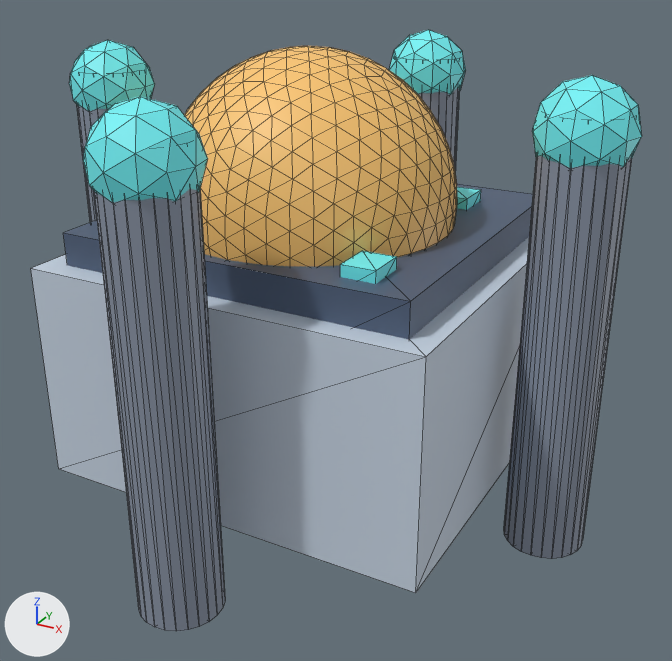
One commit to the glTF model assets/equipment/lancador-autonomo.glb: the scene before it, then after it.
Camera for both pictures: a camera (50 mm lens) standing at (1.38, -2.41, 1.26) and looking at (0.08, -0.04, 0.07). Arrows for +X, +Y and +Z are at lower left; the lights stay in place. The older version comes first. Mesh edges are drawn as thin lines. Where no turn or scale is listed for an object, it has been applied to the vertices.

In view in the first picture: 'part000', 'part001', 'part002', 'part004', 'part005', 'part006', 'part007', 'part008', 'part009', 'part010', 'part011', 'part012', 'part018'.
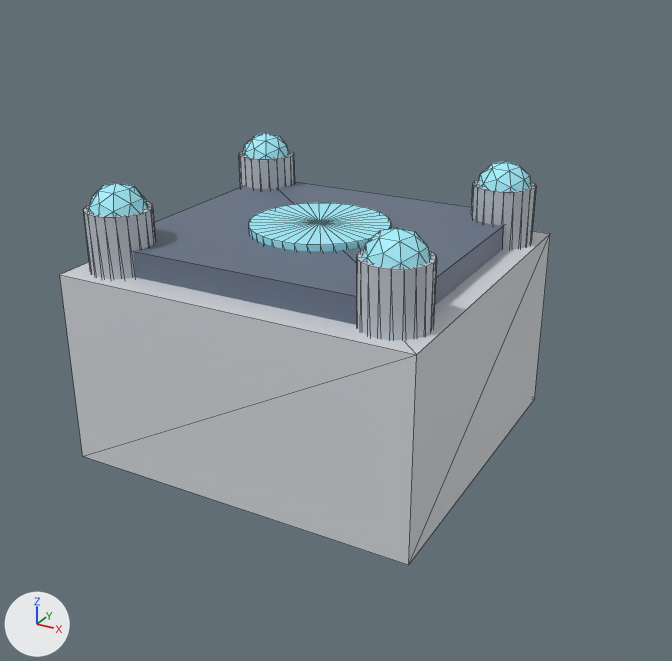
Where the change shows, as pixel boxes [x1, y1, x2, y2] in the pictures (672 x 661 px):
'part000', rescaled (6% shorter): before [31, 237, 529, 593]; after [60, 231, 550, 565]
'part002', reshaped: before [184, 46, 457, 266]; after [249, 203, 391, 251]
'part006', reshaped: before [94, 189, 225, 631]; after [89, 183, 148, 216]
'part001', moved, rescaled: before [63, 184, 533, 339]; after [133, 182, 504, 325]
'part004', reshaped: before [504, 155, 632, 559]; after [243, 133, 290, 159]
'part007', reshaped: before [83, 97, 208, 202]; after [471, 179, 536, 249]
'part005', reshaped: before [532, 75, 642, 168]; after [83, 201, 156, 279]
'part009', reshaped: before [69, 40, 155, 111]; after [356, 249, 437, 340]
'part011', deleted (cyan): before [389, 30, 466, 95]
'part010', reshaped: before [418, 88, 460, 169]; after [362, 228, 431, 268]
'part008', reshaped: before [77, 105, 108, 223]; after [478, 161, 531, 191]
'part003', reshaped (not visible before): after [239, 150, 295, 189]
'part018', deleted (cyan): before [340, 251, 397, 284]
'part012', deleted (cyan): before [457, 187, 481, 210]
part 5 of me_geometry_4, deleted: before [504, 155, 632, 559]
part 6 of me_geometry_4, added (cyan): after [243, 133, 290, 159]
part 7 of me_geometry_5, deleted (cyan): before [532, 75, 642, 168]
part 8 of me_geometry_5, added: after [83, 201, 156, 279]
part 9 of me_geometry_6, deleted: before [94, 189, 225, 631]
part 10 of me_geometry_6, added (cyan): after [89, 183, 148, 216]
part 11 of me_geometry_7, deleted (cyan): before [83, 97, 208, 202]
part 12 of me_geometry_7, added: after [471, 179, 536, 249]
part 13 of me_geometry_8, deleted: before [77, 105, 108, 223]
part 14 of me_geometry_8, added (cyan): after [478, 161, 531, 191]
part 15 of me_geometry_9, deleted (cyan): before [69, 40, 155, 111]
part 16 of me_geometry_9, added: after [356, 249, 437, 340]
part 17 of me_geometry_10, deleted: before [418, 88, 460, 169]
part 18 of me_geometry_10, added (cyan): after [362, 228, 431, 268]

What changed in the scene script:
```text
Change me_geometry_0:
    remove me_geometry_0.from_pydata(...)  # 8 vertices, 12 faces; spans x -0.625..0.625, y -0.6..0.6, z -0.34..0.34
    add me_geometry_0.from_pydata(...)  # 8 vertices, 12 faces; spans x -0.575..0.575, y -0.54..0.54, z -0.31..0.31
    me_geometry_0 part 1: the whole mesh is scaled about its middle by (0.92, 0.9, 0.912)
Change me_geometry_1:
    remove me_geometry_1.from_pydata(...)  # 8 vertices, 12 faces; spans x -0.55..0.55, y -0.53..0.53, z -0.28..0.44
    add me_geometry_1.from_pydata(...)  # 8 vertices, 12 faces; spans x -0.49..0.49, y -0.45..0.45, z -0.31..0.39
    me_geometry_1 part 2: the whole mesh is scaled about its middle by (0.891, 0.849, 0.972), then moved by (0.0, 0.0, -0.04)
Change me_geometry_2:
    remove me_geometry_2.from_pydata(...)  # 642 vertices, 1280 faces; spans x -0.44..0.44, y -0.5..0.38, z 0.06..0.94
    add me_geometry_2.from_pydata(...)  # 74 vertices, 144 faces; spans x -0.22..0.22, y -0.22..0.22, z 0.31..0.41
    me_geometry_2 part 3: 642 vertices removed from x -0.44..0.44, y -0.5..0.38, z 0.06..0.94; 74 vertices added at x -0.22..0.22, y -0.22..0.22, z 0.31..0.41, forming a 36-sided cylinder along z
Change me_geometry_3:
    remove me_geometry_3.from_pydata(...)  # 162 vertices, 320 faces; spans x -0.25..0.25, y -0.33..0.17, z 0.42..0.92
    add me_geometry_3.from_pydata(...)  # 42 vertices, 80 faces; spans x -0.55..-0.35, y 0.3..0.5, z -0.055..0.495
    me_geometry_3 part 4: 42 vertices added at x -0.55..-0.35, y 0.3..0.5, z -0.055..0.495, forming a 20-sided cylinder along z
    other edits to the shape of me_geometry_3 do not show in these pictures
Change me_geometry_4:
    remove me_geometry_4.from_pydata(...)  # 50 vertices, 96 faces; spans x 0.67..0.91, y -0.12..0.12, z -0.48..0.82
    add me_geometry_4.from_pydata(...)  # 42 vertices, 80 faces; spans x -0.54..-0.36, y 0.31..0.49, z 0.39..0.57
    me_geometry_4 part 5: 50 vertices removed from x 0.67..0.91, y -0.12..0.12, z -0.48..0.82
    me_geometry_4 part 6: 42 vertices added at x -0.54..-0.36, y 0.31..0.49, z 0.39..0.57, forming an icosphere of 80 faces
Change me_geometry_5:
    remove me_geometry_5.from_pydata(...)  # 42 vertices, 80 faces; spans x 0.65..0.93, y -0.14..0.14, z 0.63..0.91
    add me_geometry_5.from_pydata(...)  # 42 vertices, 80 faces; spans x -0.55..-0.35, y -0.5..-0.3, z -0.055..0.495
    me_geometry_5 part 7: 42 vertices removed from x 0.65..0.93, y -0.14..0.14, z 0.63..0.91
    me_geometry_5 part 8: 42 vertices added at x -0.55..-0.35, y -0.5..-0.3, z -0.055..0.495, forming a 20-sided cylinder along z
Change me_geometry_6:
    remove me_geometry_6.from_pydata(...)  # 50 vertices, 96 faces; spans x -0.12..0.12, y -0.91..-0.67, z -0.48..0.82
    add me_geometry_6.from_pydata(...)  # 42 vertices, 80 faces; spans x -0.54..-0.36, y -0.49..-0.31, z 0.39..0.57
    me_geometry_6 part 9: 50 vertices removed from x -0.12..0.12, y -0.91..-0.67, z -0.48..0.82
    me_geometry_6 part 10: 42 vertices added at x -0.54..-0.36, y -0.49..-0.31, z 0.39..0.57, forming an icosphere of 80 faces
Change me_geometry_7:
    remove me_geometry_7.from_pydata(...)  # 42 vertices, 80 faces; spans x -0.14..0.14, y -0.93..-0.65, z 0.63..0.91
    add me_geometry_7.from_pydata(...)  # 42 vertices, 80 faces; spans x 0.35..0.55, y 0.3..0.5, z -0.055..0.495
    me_geometry_7 part 11: 42 vertices removed from x -0.14..0.14, y -0.93..-0.65, z 0.63..0.91
    me_geometry_7 part 12: 42 vertices added at x 0.35..0.55, y 0.3..0.5, z -0.055..0.495, forming a 20-sided cylinder along z
Change me_geometry_8:
    remove me_geometry_8.from_pydata(...)  # 50 vertices, 96 faces; spans x -0.91..-0.67, y -0.12..0.12, z -0.48..0.82
    add me_geometry_8.from_pydata(...)  # 42 vertices, 80 faces; spans x 0.36..0.54, y 0.31..0.49, z 0.39..0.57
    me_geometry_8 part 13: 50 vertices removed from x -0.91..-0.67, y -0.12..0.12, z -0.48..0.82
    me_geometry_8 part 14: 42 vertices added at x 0.36..0.54, y 0.31..0.49, z 0.39..0.57, forming an icosphere of 80 faces
Change me_geometry_9:
    remove me_geometry_9.from_pydata(...)  # 42 vertices, 80 faces; spans x -0.93..-0.65, y -0.14..0.14, z 0.63..0.91
    add me_geometry_9.from_pydata(...)  # 42 vertices, 80 faces; spans x 0.35..0.55, y -0.5..-0.3, z -0.055..0.495
    me_geometry_9 part 15: 42 vertices removed from x -0.93..-0.65, y -0.14..0.14, z 0.63..0.91
    me_geometry_9 part 16: 42 vertices added at x 0.35..0.55, y -0.5..-0.3, z -0.055..0.495, forming a 20-sided cylinder along z
Change me_geometry_10:
    remove me_geometry_10.from_pydata(...)  # 50 vertices, 96 faces; spans x -0.12..0.12, y 0.67..0.91, z -0.48..0.82
    add me_geometry_10.from_pydata(...)  # 42 vertices, 80 faces; spans x 0.36..0.54, y -0.49..-0.31, z 0.39..0.57
    me_geometry_10 part 17: 50 vertices removed from x -0.12..0.12, y 0.67..0.91, z -0.48..0.82
    me_geometry_10 part 18: 42 vertices added at x 0.36..0.54, y -0.49..-0.31, z 0.39..0.57, forming an icosphere of 80 faces
Remove ob_part011:
    ob_part011 = bpy.data.objects.new('part011', me_geometry_11)
Remove ob_part012:
    ob_part012 = bpy.data.objects.new('part012', me_geometry_12)
Remove ob_part018:
    ob_part018 = bpy.data.objects.new('part018', me_geometry_18)
```
